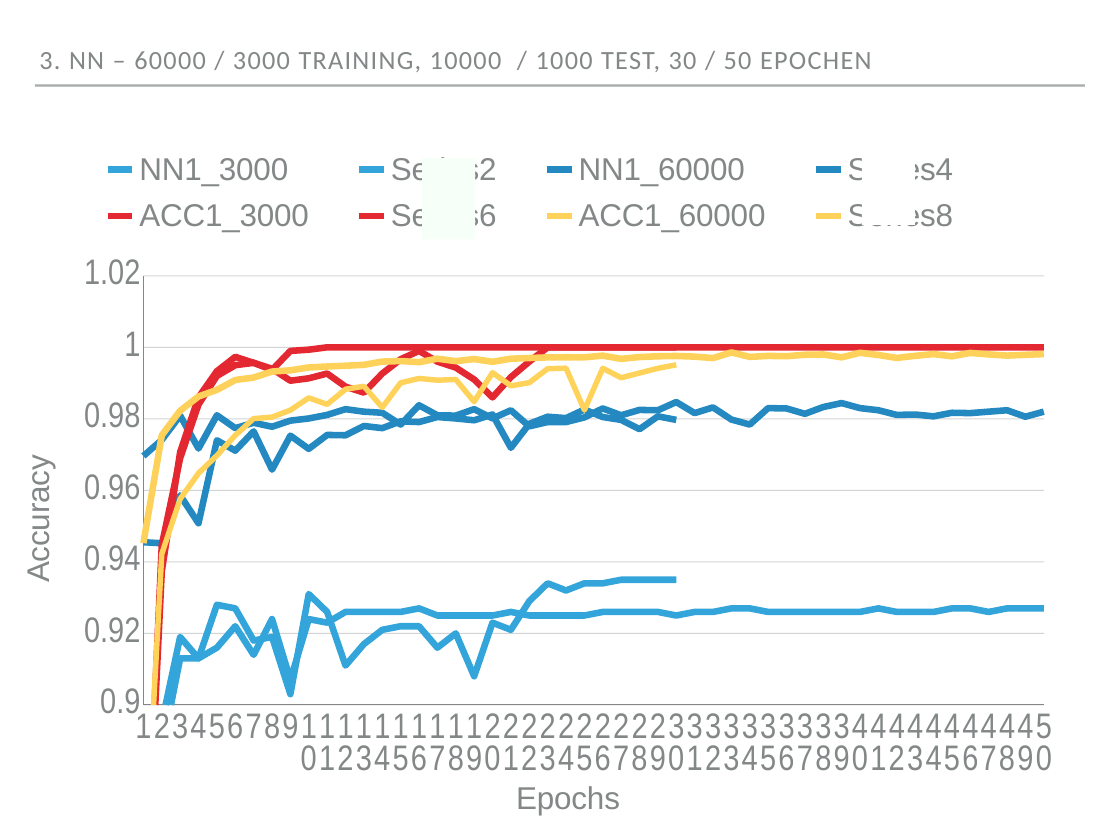
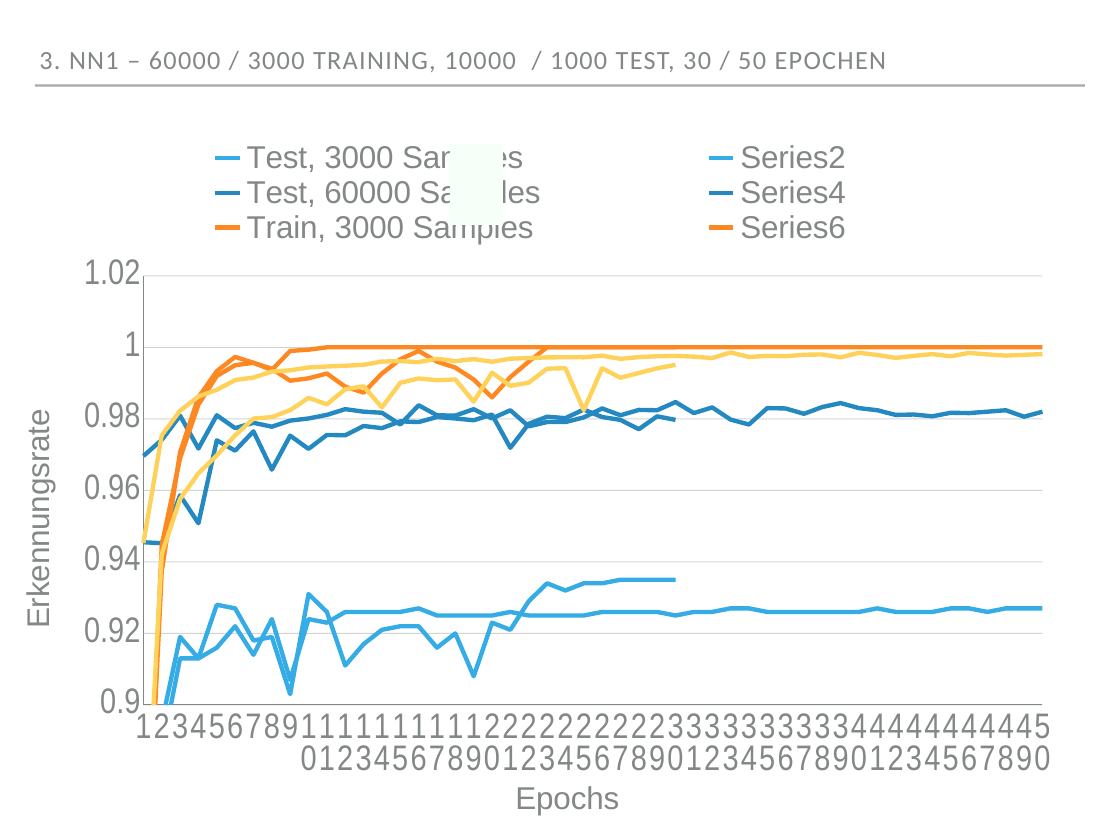
Before and after one commit to cataleya/isy-project, a slide deck: slide 11 of Auswertung, Präsi/isy_endpraese.pptx (slide 9 before the commit). Drawn at 1120x840 pixels with LibreOffice and Linux fonts; fonts in the diff are those of the drawing. Boxes give left, top, right and bottom in pixels: in the first picture for what was removed or moved away, otherwise in the second. Text is boxed around its words. In the diff, an @@ line names an element or a change of style, - is before the commit and + after.

Commit message:
presentation added

```diff
--- a/Auswertung, Präsi/isy_endpraese.pptx
+++ b/Auswertung, Präsi/isy_endpraese.pptx
@@ text at bbox=[39, 51, 887, 72]: text changed @@
-3. NN – 60000 / 3000 TRAINING, 10000 / 1000 TEST, 30 / 50 EPOCHEN
+3. NN1 – 60000 / 3000 TRAINING, 10000 / 1000 TEST, 30 / 50 EPOCHEN
@@ line chart at bbox=[12, 141, 1051, 825] @@
-NN1_3000: 0.87, 0.895, 0.919, 0.913, 0.928, 0.927, 0.918, 0.919, 0.903, 0.931, 0.926, 0.911, 0.917, 0.921, 0.922, 0.922, 0.916, 0.92, 0.908, 0.923, 0.921, 0.929, 0.934, 0.932, 0.934, 0.934, 0.935, 0.935, 0.935, 0.935
+Test, 3000 Samples: 0.87, 0.895, 0.919, 0.913, 0.928, 0.927, 0.918, 0.919, 0.903, 0.931, 0.926, 0.911, 0.917, 0.921, 0.922, 0.922, 0.916, 0.92, 0.908, 0.923, 0.921, 0.929, 0.934, 0.932, 0.934, 0.934, 0.935, 0.935, 0.935, 0.935
@@ colour of Test, 3000 Samples #34A5DA to #35ACE5 @@
@@ colour of  #34A5DA to #35ACE6 @@
-NN1_60000: 0.946, 0.945, 0.959, 0.951, 0.974, 0.971, 0.977, 0.966, 0.975, 0.972, 0.976, 0.975, 0.978, 0.977, 0.979, 0.979, 0.981, 0.98, 0.98, 0.981, 0.972, 0.979, 0.981, 0.98, 0.983, 0.981, 0.98, 0.977, 0.981, 0.98
+Test, 60000 Samples: 0.946, 0.945, 0.959, 0.951, 0.974, 0.971, 0.977, 0.966, 0.975, 0.972, 0.976, 0.975, 0.978, 0.977, 0.979, 0.979, 0.981, 0.98, 0.98, 0.981, 0.972, 0.979, 0.981, 0.98, 0.983, 0.981, 0.98, 0.977, 0.981, 0.98
-ACC1_3000: 0.832, 0.937, 0.971, 0.986, 0.993, 0.997, 0.996, 0.994, 0.991, 0.991, 0.993, 0.989, 0.987, 0.993, 0.997, 0.999, 0.996, 0.994, 0.991, 0.986, 0.992, 0.996, 1, 1, 1, 1, 1, 1, 1, 1
+Train, 3000 Samples: 0.832, 0.937, 0.971, 0.986, 0.993, 0.997, 0.996, 0.994, 0.991, 0.991, 0.993, 0.989, 0.987, 0.993, 0.997, 0.999, 0.996, 0.994, 0.991, 0.986, 0.992, 0.996, 1, 1, 1, 1, 1, 1, 1, 1
@@ colour of Train, 3000 Samples #E42832 to #FF8822 @@
@@ colour of  #E42832 to #FB8822 @@
-ACC1_60000: 0.847, 0.942, 0.958, 0.965, 0.97, 0.975, 0.98, 0.98, 0.982, 0.986, 0.984, 0.988, 0.989, 0.983, 0.99, 0.991, 0.991, 0.991, 0.985, 0.993, 0.989, 0.99, 0.994, 0.994, 0.982, 0.994, 0.991, 0.993, 0.994, 0.995
+Train, 60000 Samples: 0.847, 0.942, 0.958, 0.965, 0.97, 0.975, 0.98, 0.98, 0.982, 0.986, 0.984, 0.988, 0.989, 0.983, 0.99, 0.991, 0.991, 0.991, 0.985, 0.993, 0.989, 0.99, 0.994, 0.994, 0.982, 0.994, 0.991, 0.993, 0.994, 0.995
@@ value axis title "Accuracy" to "Erkennungsrate" @@
@@ rectangle: place and size @@
-rectangle at bbox=[422, 158, 475, 239]
+rectangle at bbox=[450, 143, 503, 224]
@@ rectangle: place and size @@
-rectangle at bbox=[862, 143, 914, 224]
+rectangle at bbox=[906, 143, 959, 224]
```
Also in this commit, not shown: 12 other slides changed, 6 slides added, 1 slide removed, 2 other files.
